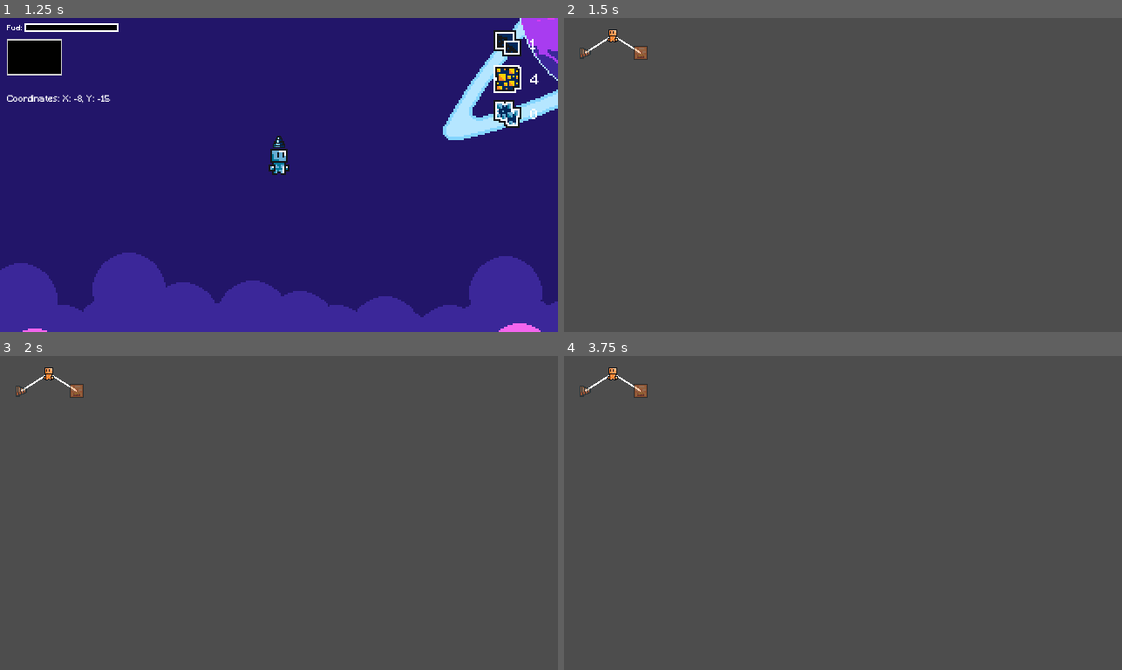
Above: before the commit, frames 1-4 (two rows, left to right).
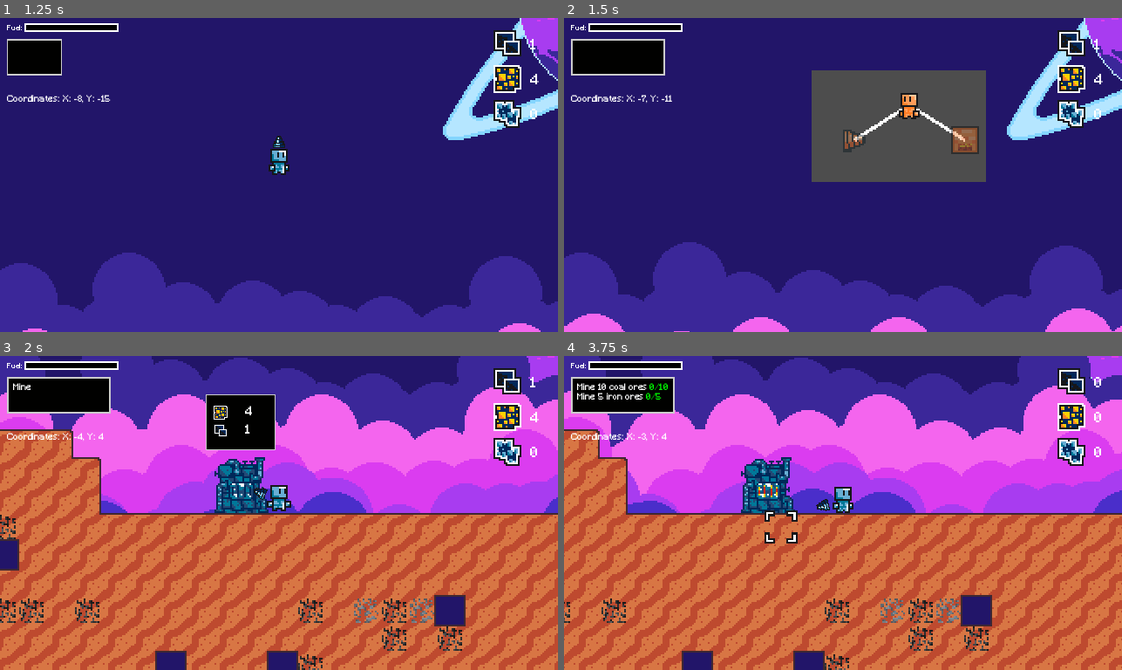
Above: after the commit, the same moments.

Repository: Renan-G-projec/A-Journey-Of-A-Robot
Game: Godot game, scene res://scenes/ui/menu.tscn
Two runs of this game, one before a commit and one after it. Both use one fixed random seed, a clock stepped at 60 frames per second and the inputs below. The engine's default icon, where the game draws it, is replaced by a stand-in: a white triangle on a blue panel in a dark square.
Inputs (mouse positions are in pixels of both pictures, inside the frame that each line leads up to):
- Up to frame 1 (1.25 s): click "Play Game" at 0.5 s
- Up to frame 2 (1.5 s): tap Enter at 1.25 s; move the mouse to (597, 55) at 1.27 s; hold D (GoRight) from 1.28 s (still down); tap T (OpenTechTree) at 1.35 s; click (597, 55) at 1.42 s
- Up to frame 3 (2 s): keep holding D (GoRight); tap Up at 1.52 s
- Up to frame 4 (3.75 s): release D (GoRight) at 2 s; click (614, 374) at 2.02 s; click (614, 374) at 2.77 s; move the mouse to (731, 528) at 3.52 s; hold D (GoRight) from 3.53 s (still down); tap E (Interact) at 3.6 s

Frame 1 is identical in both runs. In frame 2, 90% of the frame differs, in the area x 0-100%, y 0-100%; in frame 3, 100%; in frame 4, 100%.

Commit message:
Tried to get the tech tree to show up in the main scene. Failed!

Diff:
--- a/scenes/game/main_game.tscn
+++ b/scenes/game/main_game.tscn
@@ -6,8 +6,10 @@
 [ext_resource type="PackedScene" uid="uid://cddsuml8frkxk" path="res://scenes/game/map.tscn" id="3_ipu61"]
 [ext_resource type="PackedScene" uid="uid://m16kd1u0mdjh" path="res://scenes/ui/game_ui.tscn" id="5_ipu61"]
 [ext_resource type="PackedScene" uid="uid://bkg5px6rfrwxc" path="res://scenes/game/machine.tscn" id="6_ygxny"]
+[ext_resource type="PackedScene" uid="uid://hx00a0a61yb3" path="res://scenes/ui/techtree_scene.tscn" id="7_ef7fl"]
 
 [node name="MainGame" type="Node2D" unique_id=1068834764]
+process_mode = 1
 script = ExtResource("1_0rdsr")
 
 [node name="Background" parent="." unique_id=1208497318 instance=ExtResource("3_0rdsr")]
@@ -23,5 +25,13 @@
 
 [node name="GameUI" parent="." unique_id=435670059 instance=ExtResource("5_ipu61")]
 
+[node name="Techtree" parent="." unique_id=2062859002 instance=ExtResource("7_ef7fl")]
+process_mode = 3
+visible = false
+offset_left = 2.0
+offset_top = 3.0
+offset_right = 102.0
+offset_bottom = 67.0
+
 [connection signal="ore_block_destructed" from="Map" to="." method="_on_map_ore_block_destructed"]
 [connection signal="mined_block" from="Player" to="." method="_on_player_mined_block"]
--- a/scripts/game/main_game.gd
+++ b/scripts/game/main_game.gd
@@ -9,13 +9,23 @@
 @onready var coords_ui: CoordsUI = $GameUI/CoordsUI
 @onready var layer1: TileMapLayer = $Map/PlanetLayer1
 @onready var player: Player = $Player
+@onready var techtree: MarginContainer = $Techtree
+@onready var background: Node2D = $Background
+@onready var machine: Node2D = $Machine
+@onready var game_ui: CanvasLayer = $GameUI
 
 
-var techtree: bool = false
+var is_tech_tree_open:bool = false
 
 func _ready() -> void:
 	fuel_ui.set_jetpack(jetpack)
+	if initial_mission and initial_mission.items.size() >= 2:
+		initial_mission.items[0].set_progress(0)
+		initial_mission.items[1].set_progress(0)
+
 	mission_ui.display()
+	techtree.process_mode = Node.PROCESS_MODE_WHEN_PAUSED
+	techtree.visible = false
 
 func _on_player_mined_block(tilemap_coords: Vector2i, damage: float) -> void:
 	map.damage_tile(tilemap_coords, damage)
@@ -32,11 +42,20 @@
 
 
 func _process(delta: float) -> void:
+	if not get_tree().paused:
+		if layer1 and player:
+			var relative_pos := layer1.to_local(player.global_position)
+			var current_pos := layer1.local_to_map(relative_pos)
+			coords_ui.update_text(current_pos.x, current_pos.y)
 
-	if layer1:
-		var relative_pos := layer1.to_local(player.global_position)
-		var current_pos := layer1.local_to_map(relative_pos)
-		coords_ui.update_text(current_pos.x, current_pos.y)
 
 	if Input.is_action_just_pressed("OpenTechTree"):
-		get_tree().change_scene_to_file("res://scenes/ui/techtree_scene.tscn")
+		print("Tech Tree Opened", is_tech_tree_open)
+		if is_tech_tree_open == true:
+			techtree.visible = false
+			#get_tree().paused = false
+			is_tech_tree_open = false
+		else:
+			techtree.visible = true
+			#get_tree().paused = true
+			is_tech_tree_open = true
--- a/scripts/resources/node.gd
+++ b/scripts/resources/node.gd
@@ -3,7 +3,6 @@
 @export var coal_ore := preload("res://resources/items/coal_ore.tres") as InventoryItem
 @export var iron_ore := preload("res://resources/items/iron_ore.tres") as InventoryItem
 @export var copper_ore := preload("res://resources/items/copper_ore.tres") as InventoryItem
-@onready var player_stage_1: Button = $"."
 
 var inventory := preload("res://resources/inventories/player_inventory.tres") as Inventory
 
@@ -75,6 +74,9 @@
 	if inventory != null:
 		print("Inventory Loaded")
 		inventory.inventory_item_changed.connect(on_inventory_change)
+		coal_ore_count = inventory.get_item(coal_ore)
+		iron_ore_count = inventory.get_item(iron_ore)
+		copper_ore_count = inventory.get_item(copper_ore)
 
 func on_inventory_change(item: InventoryItem, new_qtd: int) -> void:
 	if item == coal_ore:
Not shown, added: resources/.DS_Store
